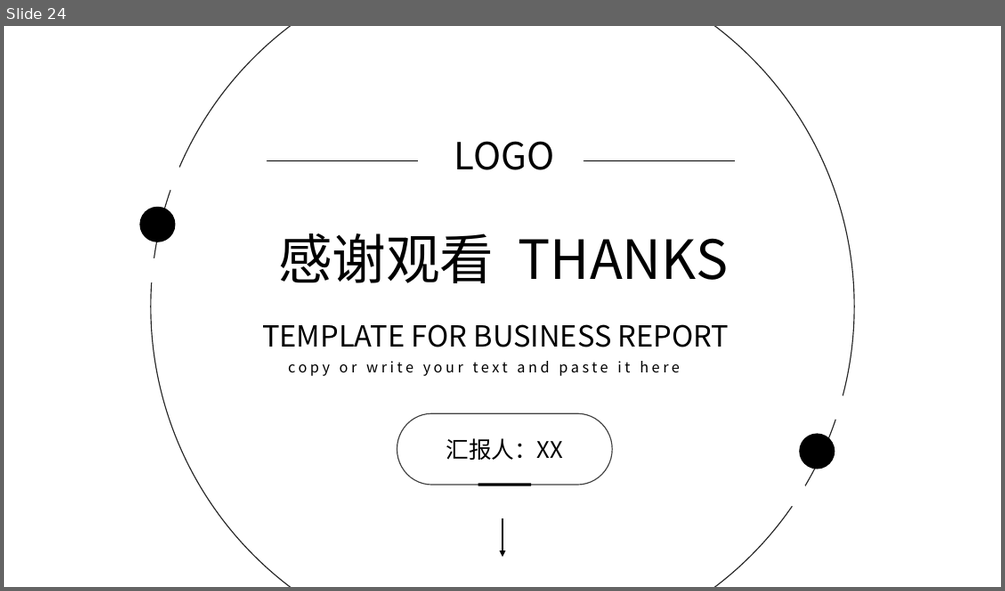
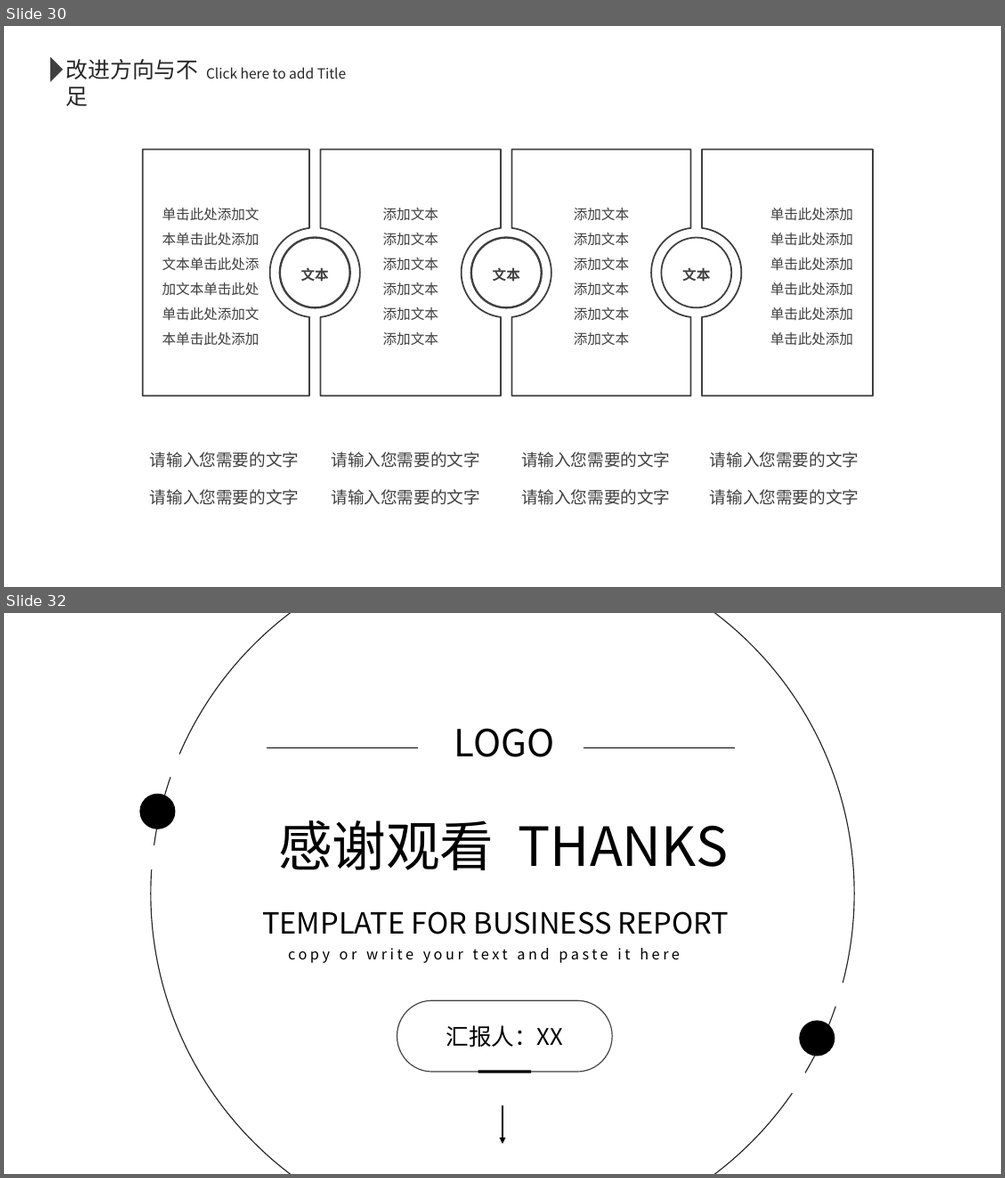
Before and after one commit to MagikarpLL/MachineLearningXD, a slide deck: me/论文/毕业论文/答辩.pptx. Shown one above the other, each under a label of ours: slide 24 before the commit, slides 30 and 32 after it; the slides between them are not shown. The pictures are 1005x591 and 1005x1178 pixels, drawn with LibreOffice and Linux fonts; fonts in the diff are those of the drawing. Boxes give left, top, right and bottom in pixels: in the first picture for what was removed or moved away, otherwise in the second. Text is boxed around its words. In the diff, an @@ line names an element or a change of style, - is before the commit and + after.

```diff
--- a/me/论文/毕业论文/答辩.pptx
+++ b/me/论文/毕业论文/答辩.pptx
@@ slide 30 added at [4, 26, 1001, 587], background #FFFFFF @@
@@ rectangle added at [4, 26, 1001, 587], fill #FFFFFF @@
@@ triangle added at [50, 57, 63, 82], fill #3F3F3F @@
@@ text added at [65, 59, 198, 106], 21.4 pt, text #262626 @@
+改进方向与不足
@@ text added at [206, 67, 347, 79], 13.3 pt, text #262626 @@
+Click here to add Title
@@ group added at [142, 150, 873, 395]: 4 freeform shapes, 3 ellipses @@
+添加文本
+添加文本
+添加文本
+添加文本
+添加文本
+添加文本
+添加文本
+添加文本
+添加文本
+添加文本
+添加文本
+添加文本
+单击此处添加单击此处添加单击此处添加
+单击此处添加单击此处添加单击此处添加
+文本
+文本
+文本
+单击此处添加文本单击此处添加文本单击此处添加文本单击此处
+单击此处添加文本单击此处添加
@@ group added at [150, 451, 858, 505]: 8 texts @@
+请输入您需要的文字
+请输入您需要的文字
+请输入您需要的文字
+请输入您需要的文字
+请输入您需要的文字
+请输入您需要的文字
+请输入您需要的文字
+请输入您需要的文字
@@ what was slide 24 is now slide 32 @@
```
Also in this commit, not shown: 17 slides changed, 29 other slides added, 3 slides removed, 16 other files.
